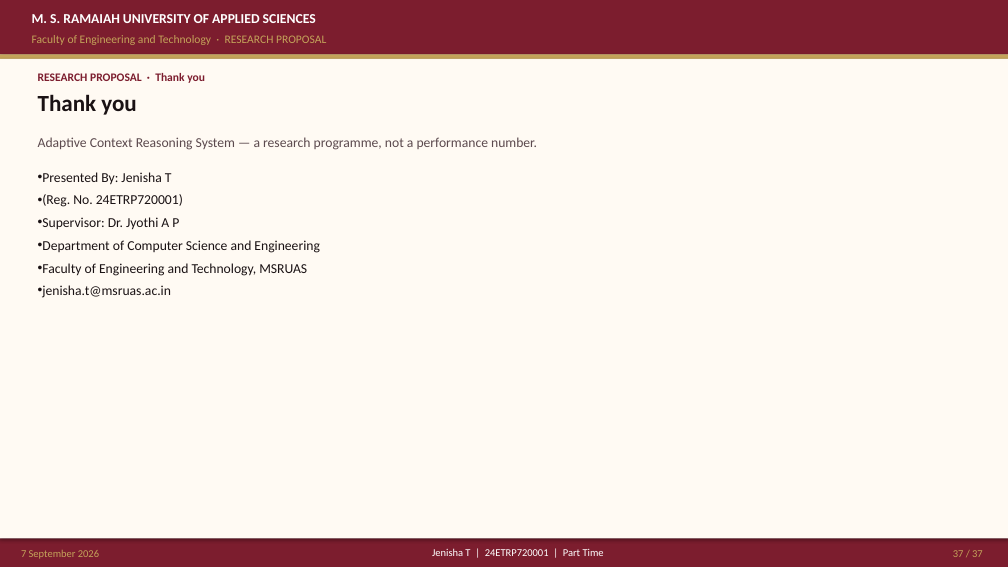
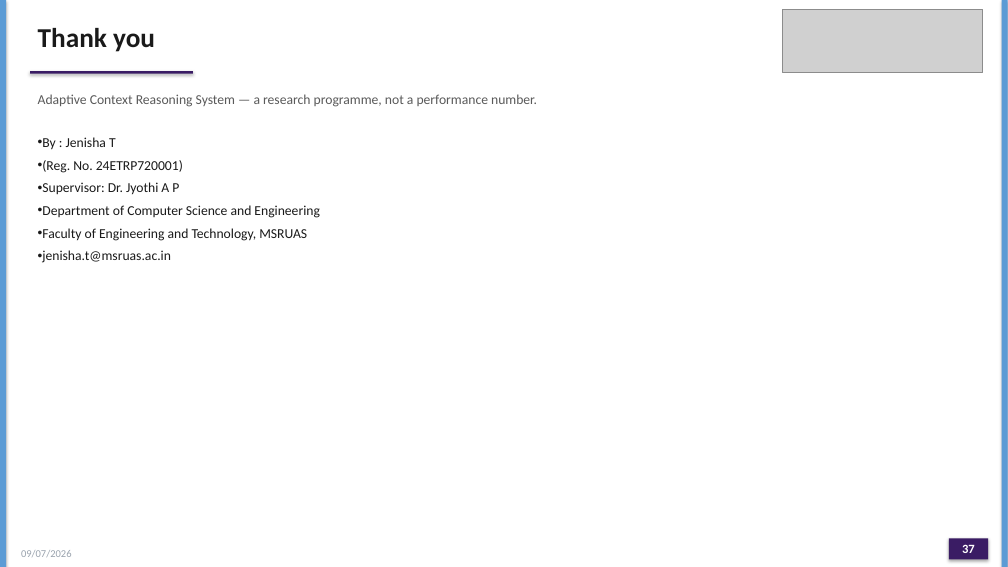
Before and after one commit to joyjeni/phd-agentic-ai-master, a slide deck: slide 37 of ACRS_PhD_Proposal_JenishaT_24ETRP720001.pptx. Drawn at 1008x567 pixels with LibreOffice and Linux fonts; fonts in the diff are those of the drawing; grey boxes stand for pictures. Boxes give left, top, right and bottom in pixels: in the first picture for what was removed or moved away, otherwise in the second. Text is boxed around its words. In the diff, an @@ line names an element or a change of style, - is before the commit and + after.

```diff
--- a/ACRS_PhD_Proposal_JenishaT_24ETRP720001.pptx
+++ b/ACRS_PhD_Proposal_JenishaT_24ETRP720001.pptx
@@ rectangle removed at (x1=0, y1=0, x2=1008, y2=54) @@
@@ rectangle added at (x1=0, y1=0, x2=6, y2=567), fill #5B9BD5 @@
@@ text "Thank you" moved from (x1=38, y1=94, x2=136, y2=115) to (x1=38, y1=28, x2=155, y2=52) @@
@@ text "Thank you" at (x1=38, y1=28, x2=155, y2=52): size 22 to 26 pt, text colour #1A1214 to #1A1A1A @@
@@ text removed at (x1=32, y1=14, x2=316, y2=23) @@
-M. S. RAMAIAH UNIVERSITY OF APPLIED SCIENCES
@@ picture added at (x1=783, y1=9, x2=983, y2=73) @@
@@ rectangle added at (x1=1002, y1=0, x2=1008, y2=567), fill #5B9BD5 @@
@@ rectangle removed at (x1=0, y1=54, x2=1008, y2=59) @@
@@ rectangle removed at (x1=0, y1=59, x2=1008, y2=538) @@
@@ text removed at (x1=32, y1=35, x2=326, y2=45) @@
-Faculty of Engineering and Technology · RESEARCH PROPOSAL
@@ text "Adaptive Context Reasoning System — ..." moved from (x1=38, y1=137, x2=537, y2=150) to (x1=38, y1=94, x2=537, y2=107) @@
@@ text "Adaptive Context Reasoning System — ..." at (x1=38, y1=94, x2=537, y2=107): text colour #5C4A4E to #5A5A5A @@
@@ rectangle added at (x1=30, y1=71, x2=193, y2=74), fill #3A1C64 @@
@@ text removed at (x1=38, y1=73, x2=205, y2=83) @@
-RESEARCH PROPOSAL · Thank you
@@ text "By : Jenisha T" moved from (x1=42, y1=172, x2=319, y2=298) to (x1=42, y1=137, x2=319, y2=263) @@
@@ text at (x1=42, y1=137, x2=116, y2=150): text changed; text colour #1A1214 to #1A1A1A @@
-• Presented By: Jenisha T
+• By : Jenisha T
@@ text at (x1=42, y1=160, x2=319, y2=263): text colour #1A1214 to #1A1A1A @@
@@ rectangle removed at (x1=0, y1=538, x2=1008, y2=567) @@
@@ rectangle added at (x1=949, y1=538, x2=988, y2=560), fill #3A1C64 @@
@@ text at (x1=21, y1=550, x2=72, y2=557): text changed; text colour #C4A35A to #9AA3AE @@
-7 September 2026
+09/07/2026
@@ text removed at (x1=432, y1=548, x2=604, y2=556) @@
-Jenisha T | 24ETRP720001 | Part Time
@@ page number at (x1=962, y1=544, x2=975, y2=553): text changed; size 10 to 12 pt; text colour #C4A35A to #FFFFFF; bold on @@
-37 / 37
+37
```
Also in this commit, not shown: 36 other slides changed, 41 other files.
